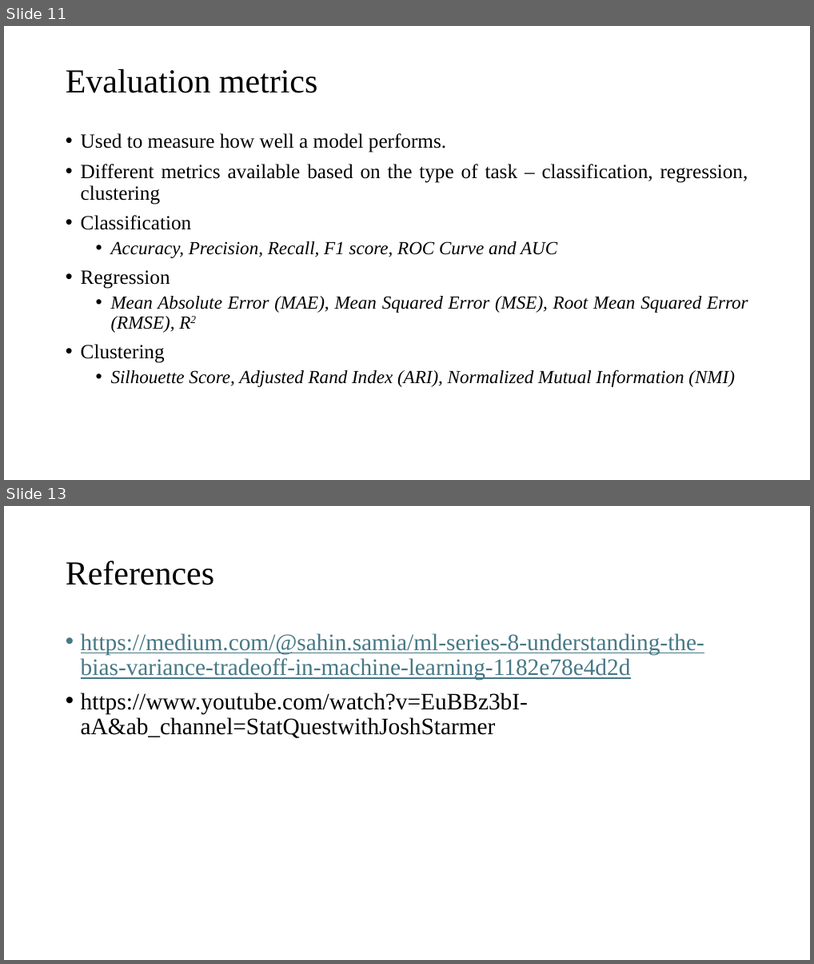
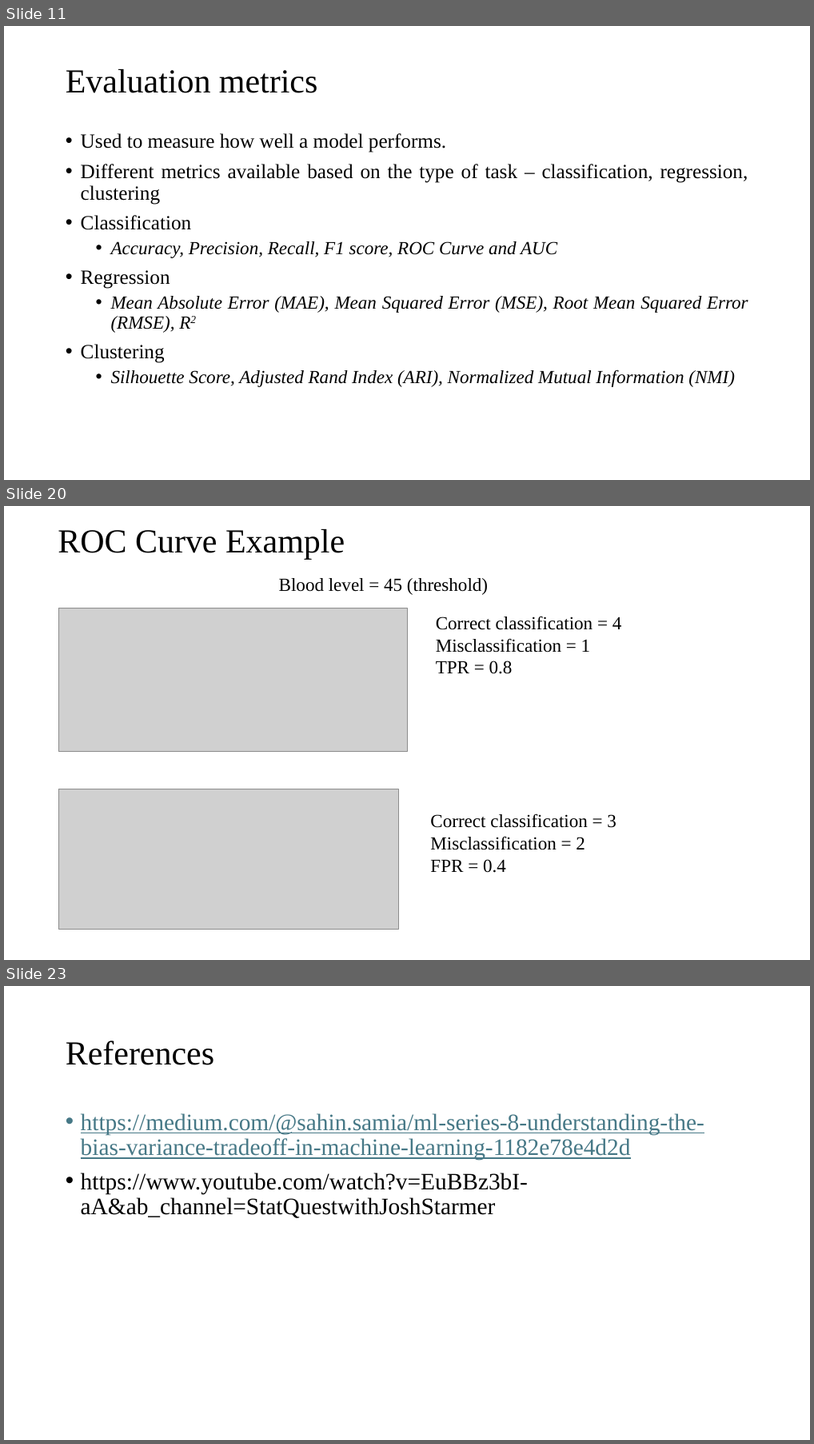
Before and after one commit to gurungdipen/ML_2025, a slide deck: Module 1/Performance evaluation.pptx. Shown one above the other, each under a label of ours: slides 11 and 13 before the commit, slides 11, 20 and 23 after it; the slides between them are not shown. The pictures are 814x964 and 814x1444 pixels, drawn with LibreOffice and Linux fonts; fonts in the diff are those of the drawing; grey boxes stand for pictures. Boxes give left, top, right and bottom in pixels: in the first picture for what was removed or moved away, otherwise in the second. Text is boxed around its words. In the diff, an @@ line names an element or a change of style, - is before the commit and + after.

```diff
--- a/Module 1/Performance evaluation.pptx
+++ b/Module 1/Performance evaluation.pptx
@@ slide 20 added at box(4, 506, 810, 960), background #FFFFFF @@
@@ title added at box(58, 529, 345, 559), 40 pt, text #000000 @@
+ROC Curve Example
@@ text added at box(279, 578, 488, 595), 22 pt, text #000000 @@
+Blood level = 45 (threshold)
@@ picture added at box(59, 608, 407, 751) @@
@@ text added at box(436, 616, 622, 674), 22 pt, text #000000 @@
+Correct classification = 4
+Misclassification = 1
+TPR = 0.8
@@ picture added at box(59, 789, 398, 928) @@
@@ text added at box(430, 813, 617, 872), 22 pt, text #000000 @@
+Correct classification = 3
+Misclassification = 2
+FPR = 0.4
@@ what was slide 13 is now slide 23 @@
```
Also in this commit, not shown: 10 other slides added, 1 slide removed.
